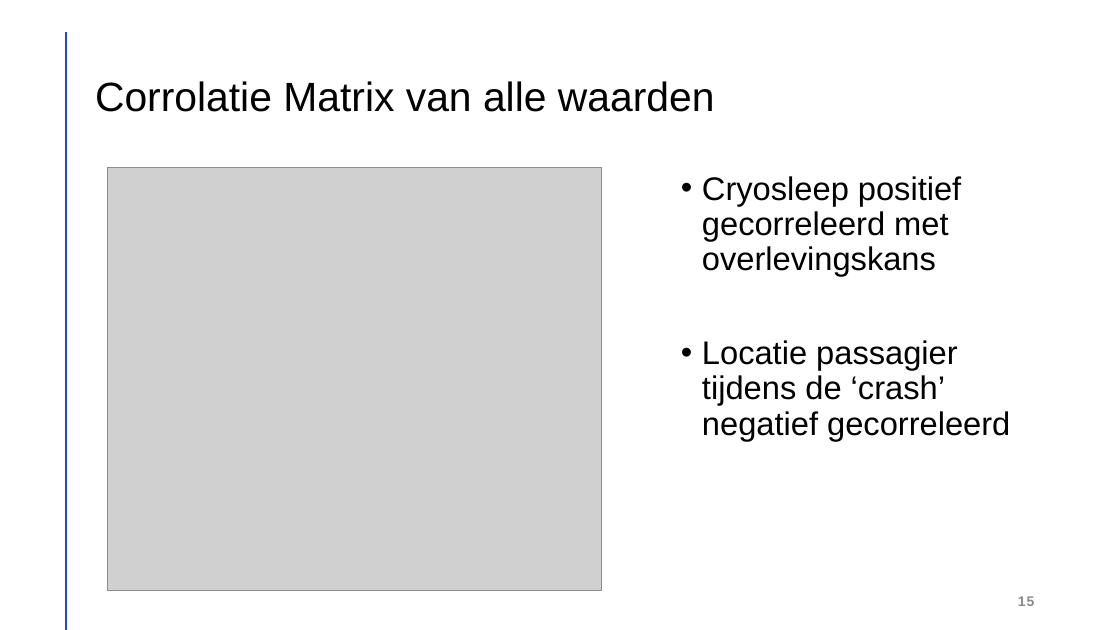
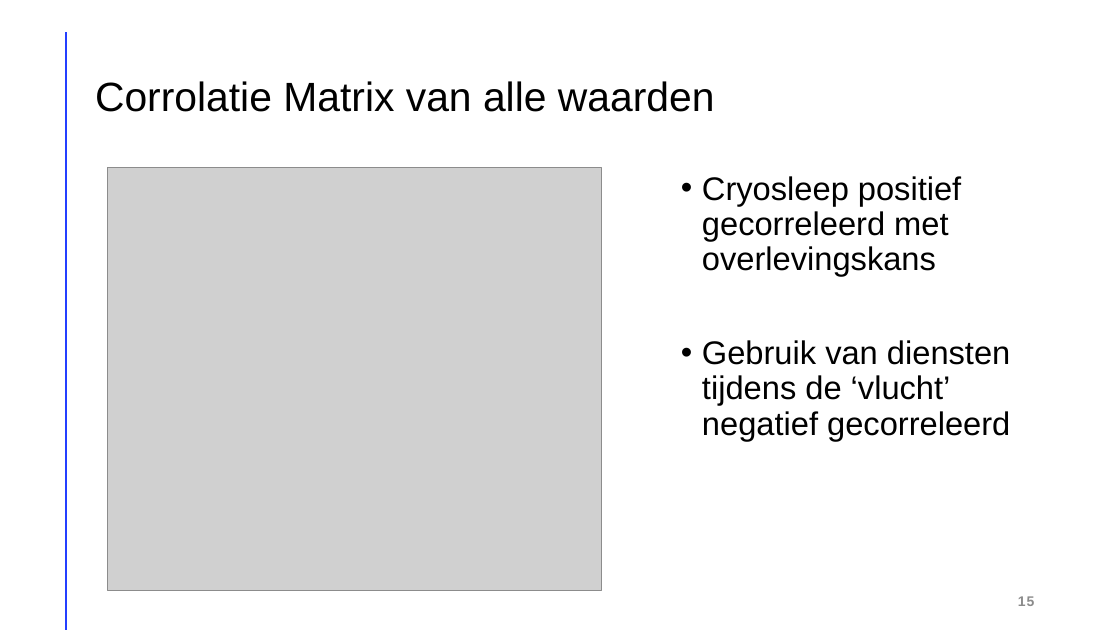
Before and after one commit to robinmonsere/Spaceship-Titanic, a slide deck: slide 15 of Documents/Spaceship titanic.pptx. Drawn at 1120x630 pixels with LibreOffice and Linux fonts; fonts in the diff are those of the drawing; grey boxes stand for pictures. Boxes give left, top, right and bottom in pixels: in the first picture for what was removed or moved away, otherwise in the second. Text is boxed around its words. In the diff, an @@ line names an element or a change of style, - is before the commit and + after.

```diff
--- a/Documents/Spaceship titanic.pptx
+++ b/Documents/Spaceship titanic.pptx
@@ text at bbox=[702, 340, 1010, 441]: text changed @@
-• Locatie passagier tijdens de ‘crash’ negatief gecorreleerd
+• Gebruik van diensten tijdens de ‘vlucht’ negatief gecorreleerd
```
Also in this commit, not shown: 11 other slides changed, 1 slide added, 2 other files.
